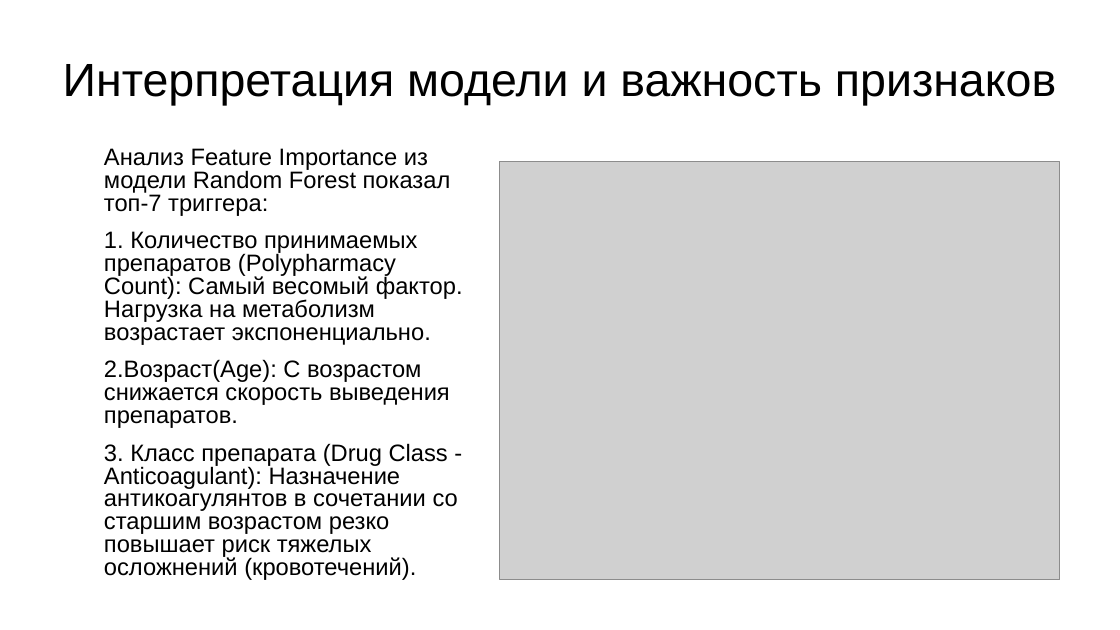
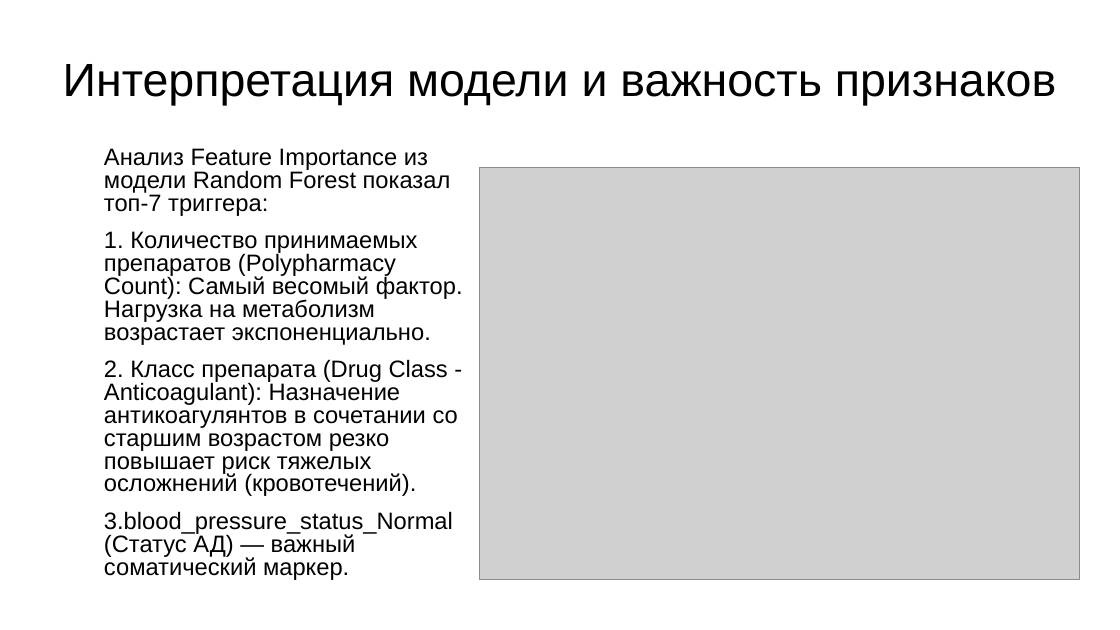
Before and after one commit to HakLuck/my-first-project, a slide deck: slide 12 of Презентация к проекту по DS.pptx. Drawn at 1120x630 pixels with LibreOffice and Linux fonts; fonts in the diff are those of the drawing; grey boxes stand for pictures; background and template pictures are left out. Boxes give left, top, right and bottom in pixels: in the first picture for what was removed or moved away, otherwise in the second. Text is boxed around its words. In the diff, an @@ line names an element or a change of style, - is before the commit and + after.

```diff
--- a/Презентация к проекту по DS.pptx
+++ b/Презентация к проекту по DS.pptx
@@ picture: place and size @@
-picture at <box>500,162,1060,580</box>
+picture at <box>480,168,1080,580</box>
@@ text at <box>104,359,458,580</box>: text changed @@
-2.Возраст(Age): С возрастом снижается скорость выведения препаратов.
-3. Класс препарата (Drug Class - Anticoagulant): Назначение антикоагулянтов в сочетании со старшим возрастом резко повышает риск тяжелых осложнений (кровотечений).
+2. Класс препарата (Drug Class - Anticoagulant): Назначение антикоагулянтов в сочетании со старшим возрастом резко повышает риск тяжелых осложнений (кровотечений).
+3.blood_pressure_status_Normal (Статус АД) — важный соматический маркер.
```
Also in this commit, not shown: 3 other slides changed, 3 slides added, 4 slides removed, 1 other file.
